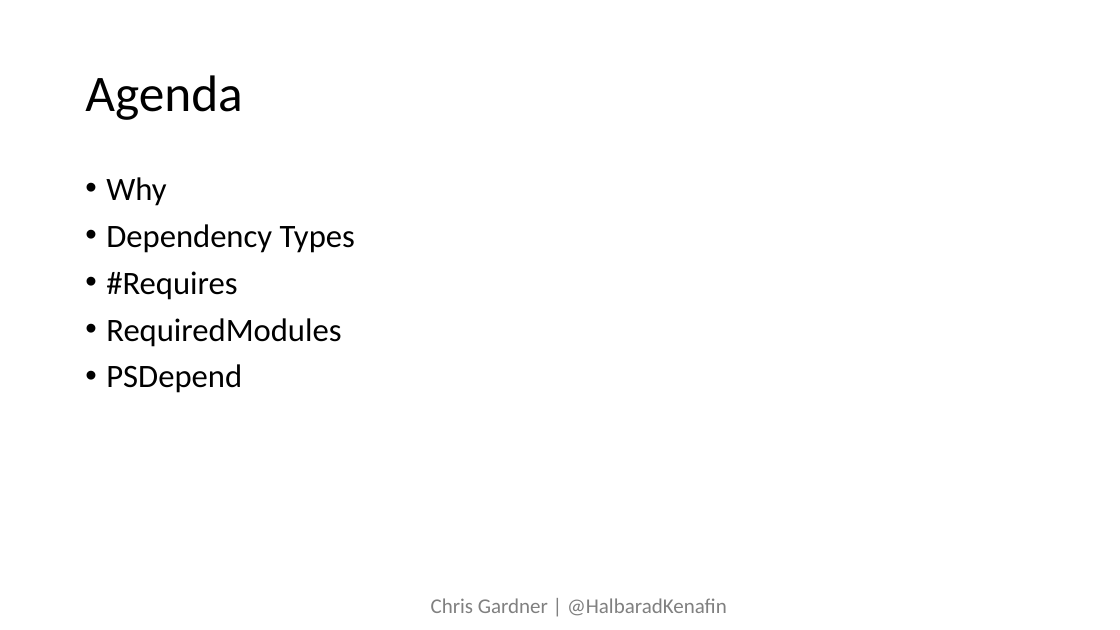
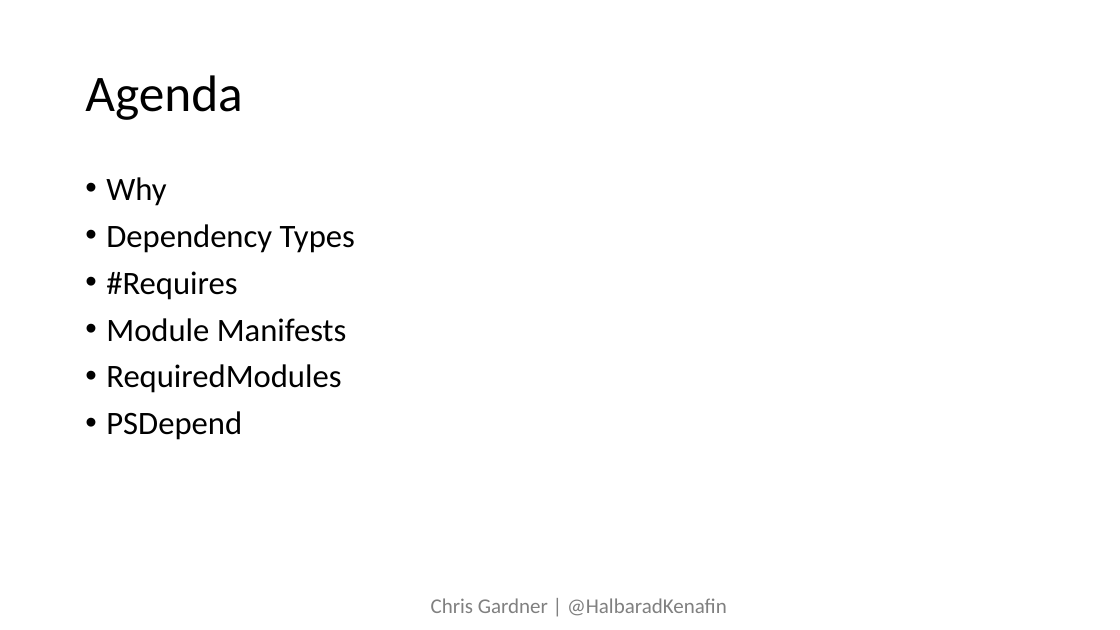
Before and after one commit to ChrisLGardner/presentations, a slide deck: slide 2 of lean-on-me/Lean on me.pptx. Drawn at 1120x630 pixels with LibreOffice and Linux fonts; fonts in the diff are those of the drawing. Boxes give left, top, right and bottom in pixels: in the first picture for what was removed or moved away, otherwise in the second. Text is boxed around its words. In the diff, an @@ line names an element or a change of style, - is before the commit and + after.

```diff
--- a/lean-on-me/Lean on me.pptx
+++ b/lean-on-me/Lean on me.pptx
@@ text at (x1=106, y1=318, x2=347, y2=342): paragraph added @@
+• Module Manifests
```
Also in this commit, not shown: 1 other slide changed, 1 slide added, 10 other files.
